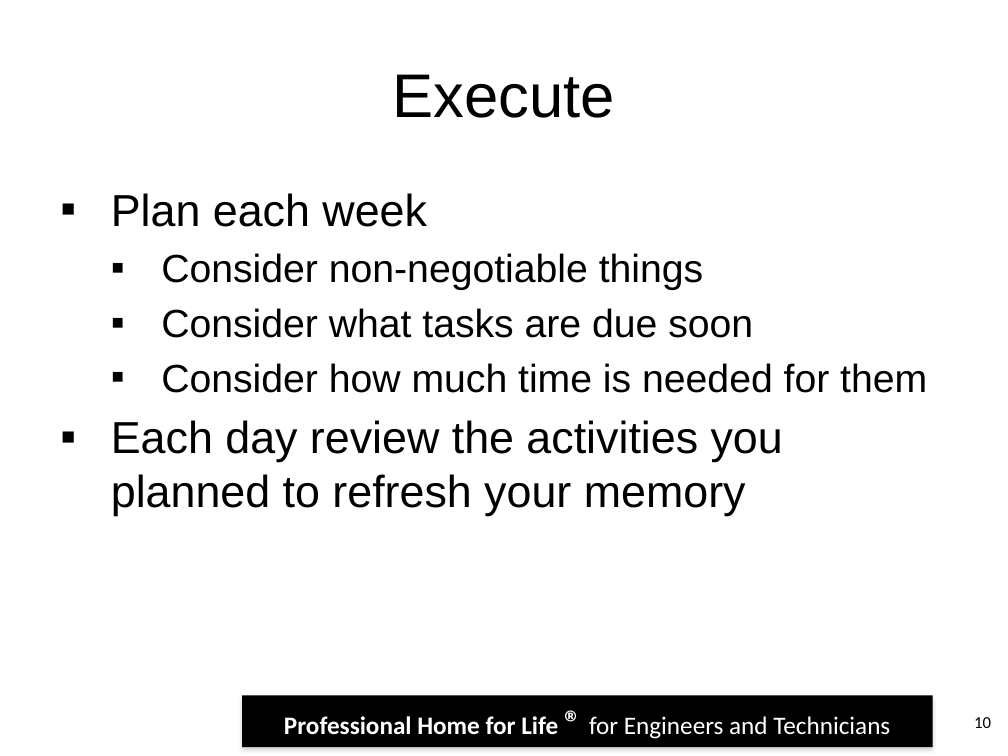
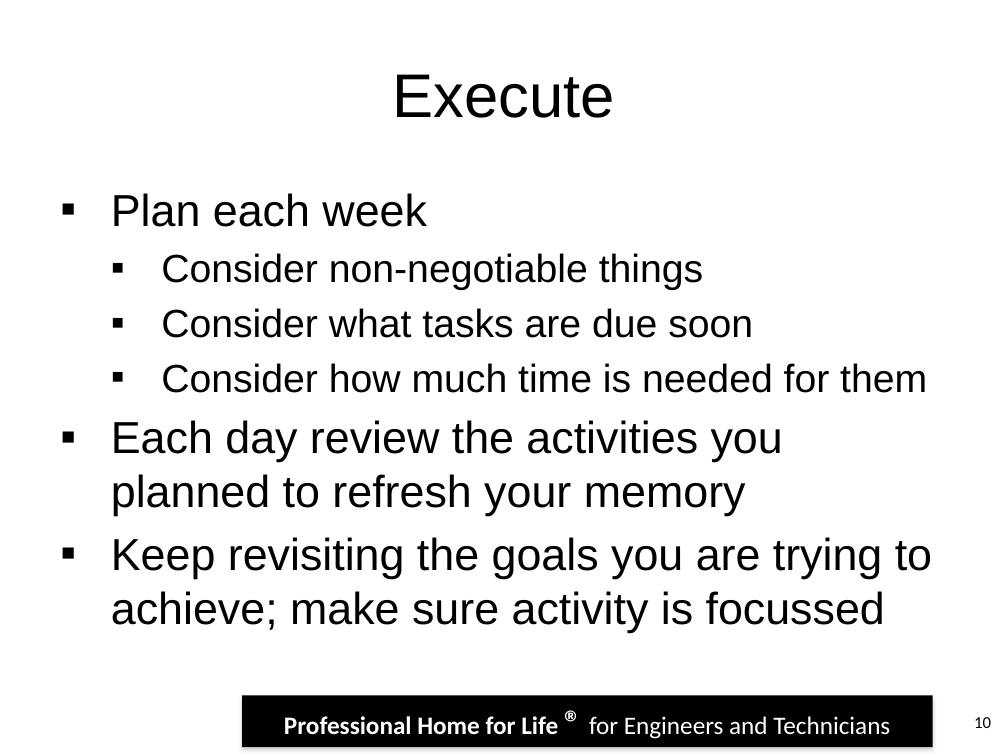
Before and after one commit to robdmoore/IETTimeManagementPresentation, a slide deck: slide 10 of TimeManagementAndProjectPlanning.pptx. Drawn at 1008x756 pixels with LibreOffice and Linux fonts; fonts in the diff are those of the drawing; background and template pictures are left out. Boxes give left, top, right and bottom in pixels: in the first picture for what was removed or moved away, otherwise in the second. Text is boxed around its words. In the diff, an @@ line names an element or a change of style, - is before the commit and + after.

```diff
--- a/TimeManagementAndProjectPlanning.pptx
+++ b/TimeManagementAndProjectPlanning.pptx
@@ text at (111, 537, 932, 632): paragraph added @@
+▪ Keep revisiting the goals you are trying to achieve; make sure activity is focussed
```
Also in this commit, not shown: 2 other slides changed, 1 slide added, 1 other file.
